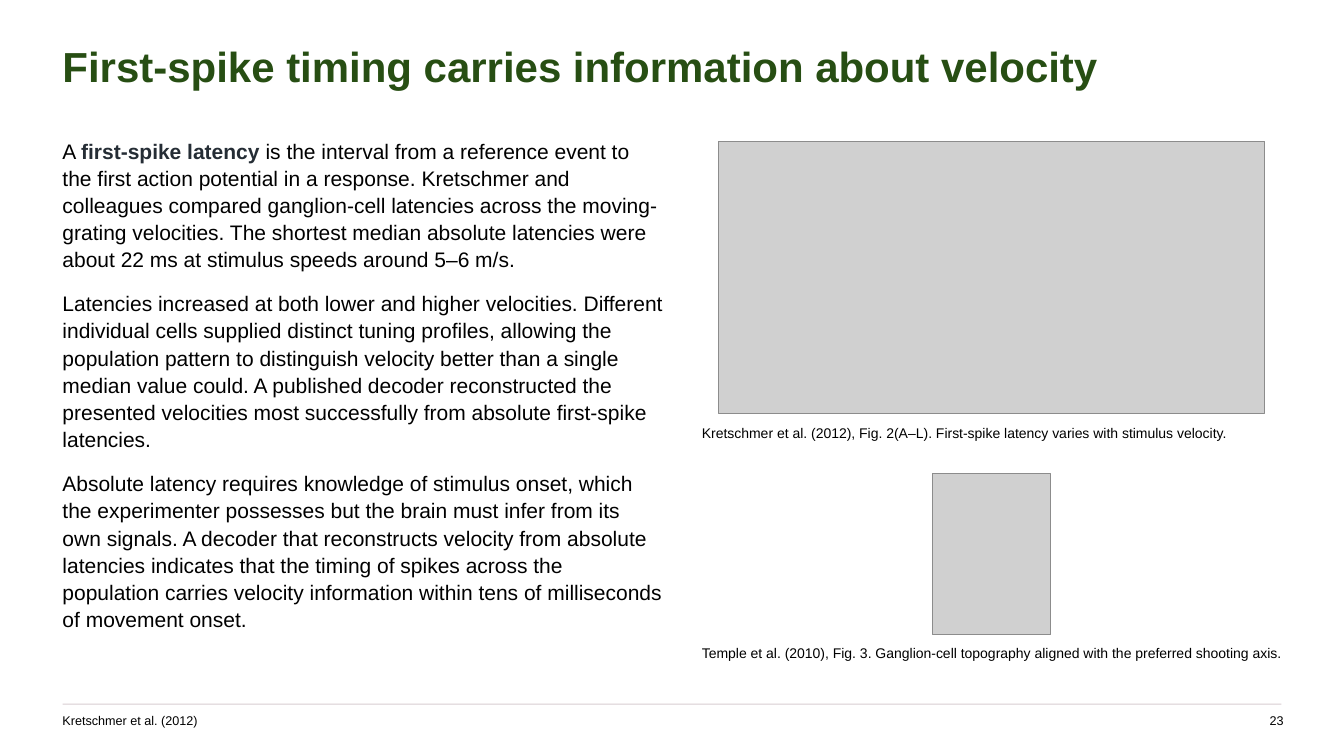
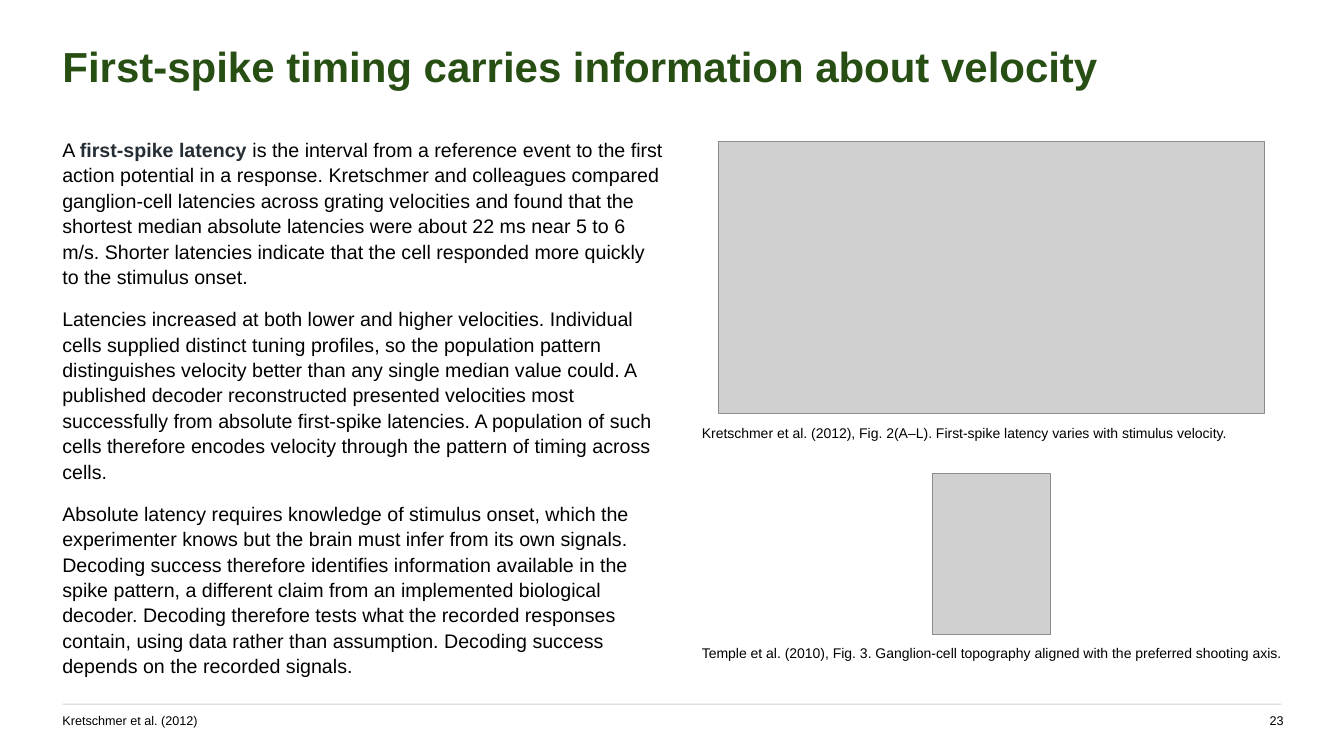
Before and after one commit to jordanxxlopez/NEUROETHOLOGY, a slide deck: slide 30 of scaffolded/Neuroethology_Lecture27_FA2026_SCAFFOLDED.pptx (slide 32 before the commit). Drawn at 1344x756 pixels with LibreOffice and Linux fonts; fonts in the diff are those of the drawing; grey boxes stand for pictures. Boxes give left, top, right and bottom in pixels: in the first picture for what was removed or moved away, otherwise in the second. Text is boxed around its words. In the diff, an @@ line names an element or a change of style, - is before the commit and + after.

```diff
--- a/scaffolded/Neuroethology_Lecture27_FA2026_SCAFFOLDED.pptx
+++ b/scaffolded/Neuroethology_Lecture27_FA2026_SCAFFOLDED.pptx
@@ text at (62,142,663,677): text changed; size 15 to 14 pt @@
-A first-spike latency is the interval from a reference event to the first action potential in a response. Kretschmer and colleagues compared ganglion-cell latencies across the moving-grating velocities. The shortest median absolute latencies were about 22 ms at stimulus speeds around 5–6 m/s.
-Latencies increased at both lower and higher velocities. Different individual cells supplied distinct tuning profiles, allowing the population pattern to distinguish velocity better than a single median value could. A published decoder reconstructed the presented velocities most successfully from absolute first-spike latencies.
-Absolute latency requires knowledge of stimulus onset, which the experimenter possesses but the brain must infer from its own signals. A decoder that reconstructs velocity from absolute latencies indicates that the timing of spikes across the population carries velocity information within tens of milliseconds of movement onset.
+A first-spike latency is the interval from a reference event to the first action potential in a response. Kretschmer and colleagues compared ganglion-cell latencies across grating velocities and found that the shortest median absolute latencies were about 22 ms near 5 to 6 m/s. Shorter latencies indicate that the cell responded more quickly to the stimulus onset.
+Latencies increased at both lower and higher velocities. Individual cells supplied distinct tuning profiles, so the population pattern distinguishes velocity better than any single median value could. A published decoder reconstructed presented velocities most successfully from absolute first-spike latencies. A population of such cells therefore encodes velocity through the pattern of timing across cells.
+Absolute latency requires knowledge of stimulus onset, which the experimenter knows but the brain must infer from its own signals. Decoding success therefore identifies information available in the spike pattern, a different claim from an implemented biological decoder. Decoding therefore tests what the recorded responses contain, using data rather than assumption. Decoding success depends on the recorded signals.
```
Also in this commit, not shown: 51 other slides changed, 7 slides added, 7 slides removed, 4 other files.
